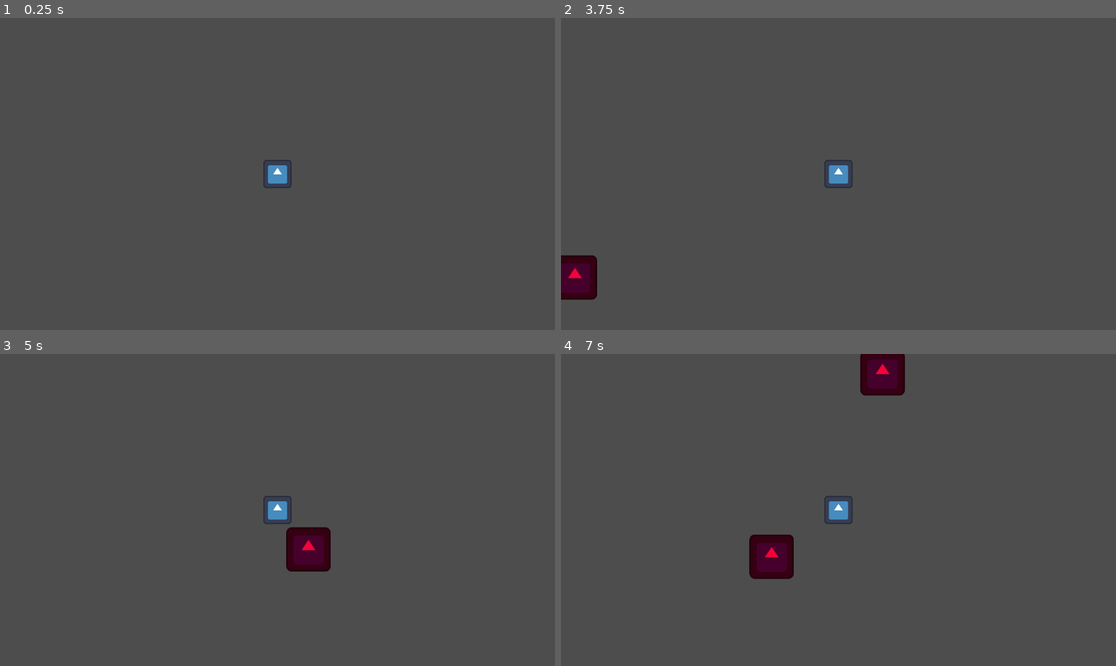
Above: before the commit, frames 1-4 (two rows, left to right).
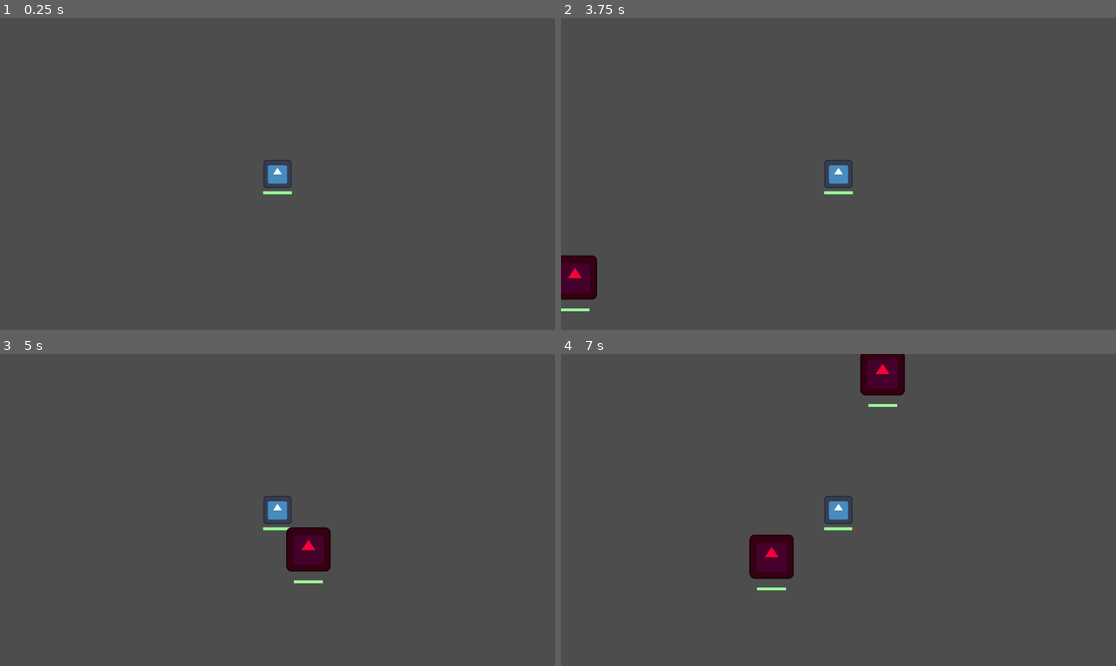
Above: after the commit, the same moments.

Repository: Vilkiy/Debt-Survivors
Game: Godot game, scene res://logic/game_handler/game_handler.tscn
Two runs of this game, one before a commit and one after it. Both use one fixed random seed, a clock stepped at 60 frames per second and the inputs below. The project has no main scene, so this scene is started directly. The engine's default icon, where the game draws it, is replaced by a stand-in: a white triangle on a blue panel in a dark square.
Inputs:
- Up to frame 1 (0.25 s): no input
- Up to frame 2 (3.75 s): tap Enter at 0.5, 2, 3.5 s; hold D (move_right) 0.53-1.28 s; tap Space at 1.25, 2.75 s; hold S (move_down) 1.28-2.03 s; hold D (move_right) 2.03-2.78 s; hold W (move_up) 2.78-3.53 s; hold A (move_left) from 3.53 s (still down)
- Up to frame 3 (5 s): keep holding A (move_left)
- Up to frame 4 (7 s): release A (move_left) at 5.03 s; hold S (move_down) 5.03-5.78 s; hold D (move_right) 5.78-6.53 s; hold W (move_up) from 6.53 s (still down)

The runs differ from the first frame. In frame 1, less than 0.1% of the frame differs, in the area x 47-53%, y 55-57%; in frame 2, 0.1%; in frame 3, 0.1%; in frame 4, 0.2%, in the area x 35-61%, y 16-76%.

Commit message:
implemented health_bar ui
- modified player and enemy scene to have health_bar UI

Diff:
--- a/Assets/Scenes/Enemy.tscn
+++ b/Assets/Scenes/Enemy.tscn
@@ -21,3 +21,7 @@
 shape = SubResource("CapsuleShape2D_3pmh0")
 
 [node name="HealthHandler" parent="." unique_id=1119927 instance=ExtResource("3_td1d5")]
+offset_left = -15.0
+offset_top = 32.0
+offset_right = -15.0
+offset_bottom = 32.0
--- a/Assets/Scenes/Player.tscn
+++ b/Assets/Scenes/Player.tscn
@@ -29,6 +29,10 @@
 zoom = Vector2(2, 2)
 
 [node name="HealthHandler" parent="." unique_id=1119927 instance=ExtResource("3_aee6e")]
+offset_left = -15.0
+offset_top = 18.0
+offset_right = -15.0
+offset_bottom = 18.0
 
 [node name="HurtBox" type="Area2D" parent="." unique_id=632068975]
 script = ExtResource("4_e5q2x")
--- a/logic/gameplay_elements/health_handler/health_handler.gd
+++ b/logic/gameplay_elements/health_handler/health_handler.gd
@@ -1,7 +1,11 @@
 class_name HealthHandler
-extends Node
+extends Control
+@onready var health_bar: ProgressBar = $HealthBar
 
-@export var hp : float = 100
+@export var hp : float = 100:
+	set(value):
+		hp = value
+		health_bar.value = hp
 var max_hp : float
 
 signal died
@@ -9,6 +13,8 @@
 
 func _ready() -> void:
 	max_hp = hp
+	health_bar.value = hp
+
 
 
 func take_damage(damage_amount : float)->void:
--- a/logic/gameplay_elements/health_handler/health_handler.tscn
+++ b/logic/gameplay_elements/health_handler/health_handler.tscn
@@ -2,5 +2,21 @@
 
 [ext_resource type="Script" uid="uid://cvxdl3ykf0dih" path="res://logic/gameplay_elements/health_handler/health_handler.gd" id="1_8fwyt"]
 
-[node name="HealthHandler" type="Node" unique_id=1119927]
+[sub_resource type="StyleBoxFlat" id="StyleBoxFlat_8fwyt"]
+bg_color = Color(0.94509804, 0.15686275, 0.26666668, 1)
+
+[sub_resource type="StyleBoxFlat" id="StyleBoxFlat_0kl5q"]
+bg_color = Color(0.6, 1, 0.6, 1)
+
+[node name="HealthHandler" type="Control" unique_id=1322258085]
+layout_mode = 3
+anchors_preset = 0
 script = ExtResource("1_8fwyt")
+
+[node name="HealthBar" type="ProgressBar" parent="." unique_id=1926633167]
+layout_mode = 0
+offset_right = 30.0
+offset_bottom = 3.0
+theme_override_styles/background = SubResource("StyleBoxFlat_8fwyt")
+theme_override_styles/fill = SubResource("StyleBoxFlat_0kl5q")
+show_percentage = false
